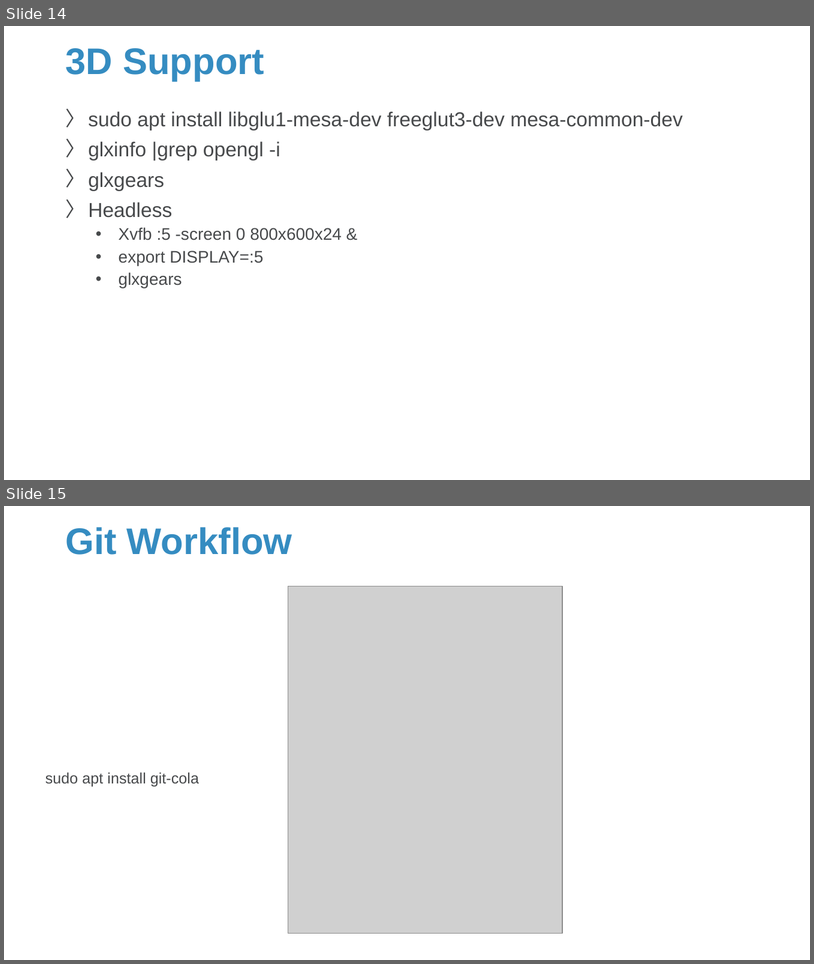
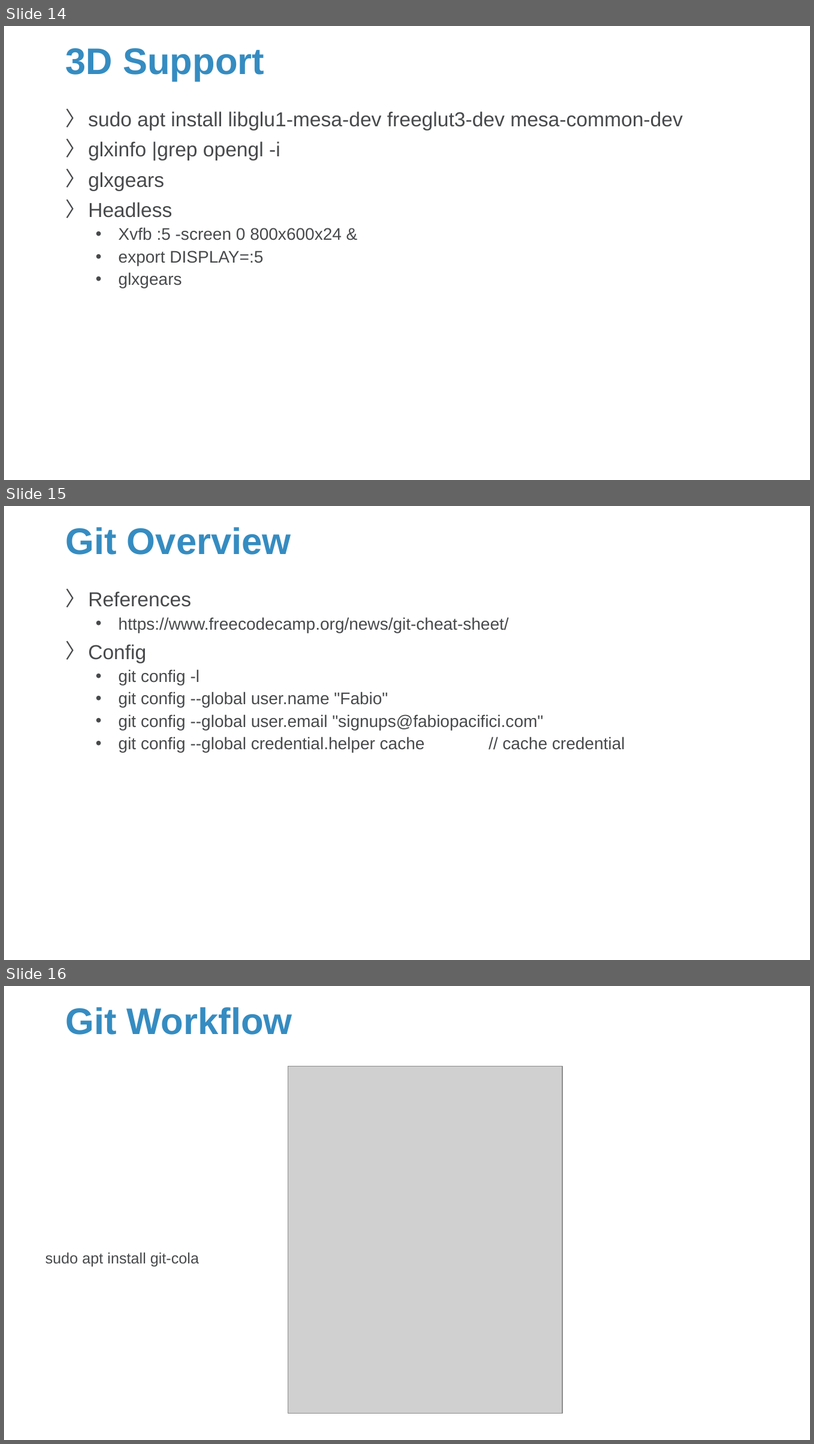
Before and after one commit to Sparks-Lu/TechNotes, a slide deck: Linux/Linux_Notes.pptx. Shown one above the other, each under a label of ours: slides 14 and 15 before the commit, slides 14, 15 and 16 after it. The pictures are 814x964 and 814x1444 pixels, drawn with LibreOffice and Linux fonts; fonts in the diff are those of the drawing; grey boxes stand for pictures; background and template pictures are left out. Boxes give left, top, right and bottom in pixels: in the first picture for what was removed or moved away, otherwise in the second. Text is boxed around its words. In the diff, an @@ line names an element or a change of style, - is before the commit and + after.

```diff
--- a/Linux/Linux_Notes.pptx
+++ b/Linux/Linux_Notes.pptx
@@ slide 15 added at [4,506,810,960], background picture (left out) @@
@@ title added at [65,527,291,555], 44 pt, text #358CC1, bold @@
+Git Overview
@@ text added at [88,591,625,752], 20 pt, text #47494B @@
+〉 References
+  • https://www.freecodecamp.org/news/git-cheat-sheet/
+〉 Config
+  • git config -l
+  • git config --global user.name "Fabio"
+  • git config --global user.email "signups@fabiopacifici.com"
+  • git config --global credential.helper cache // cache credential
@@ what was slide 15 is now slide 16 @@
```
Also in this commit, not shown: 6 slides changed, 9 other slides added, 1 other file.
